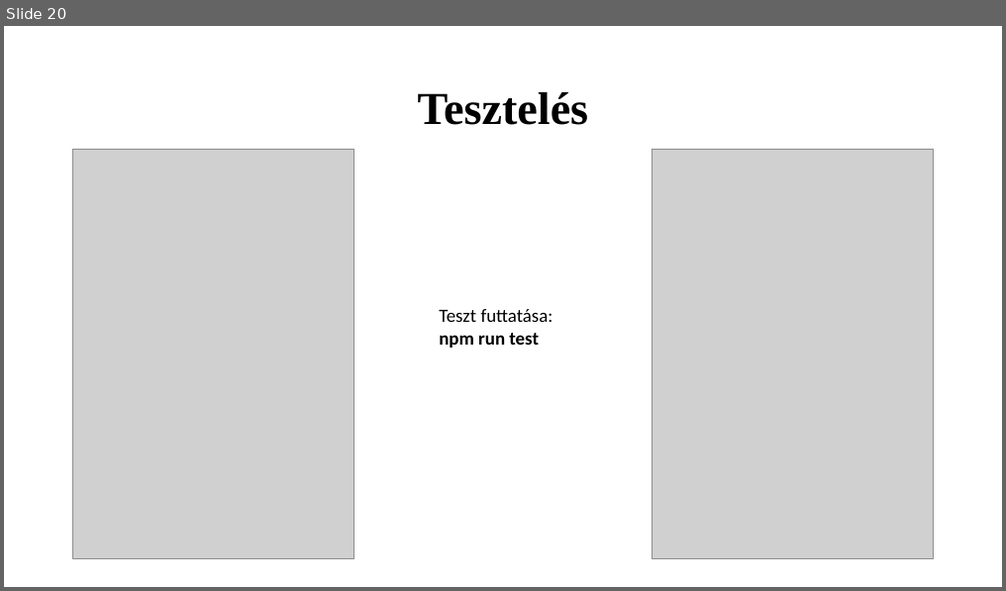
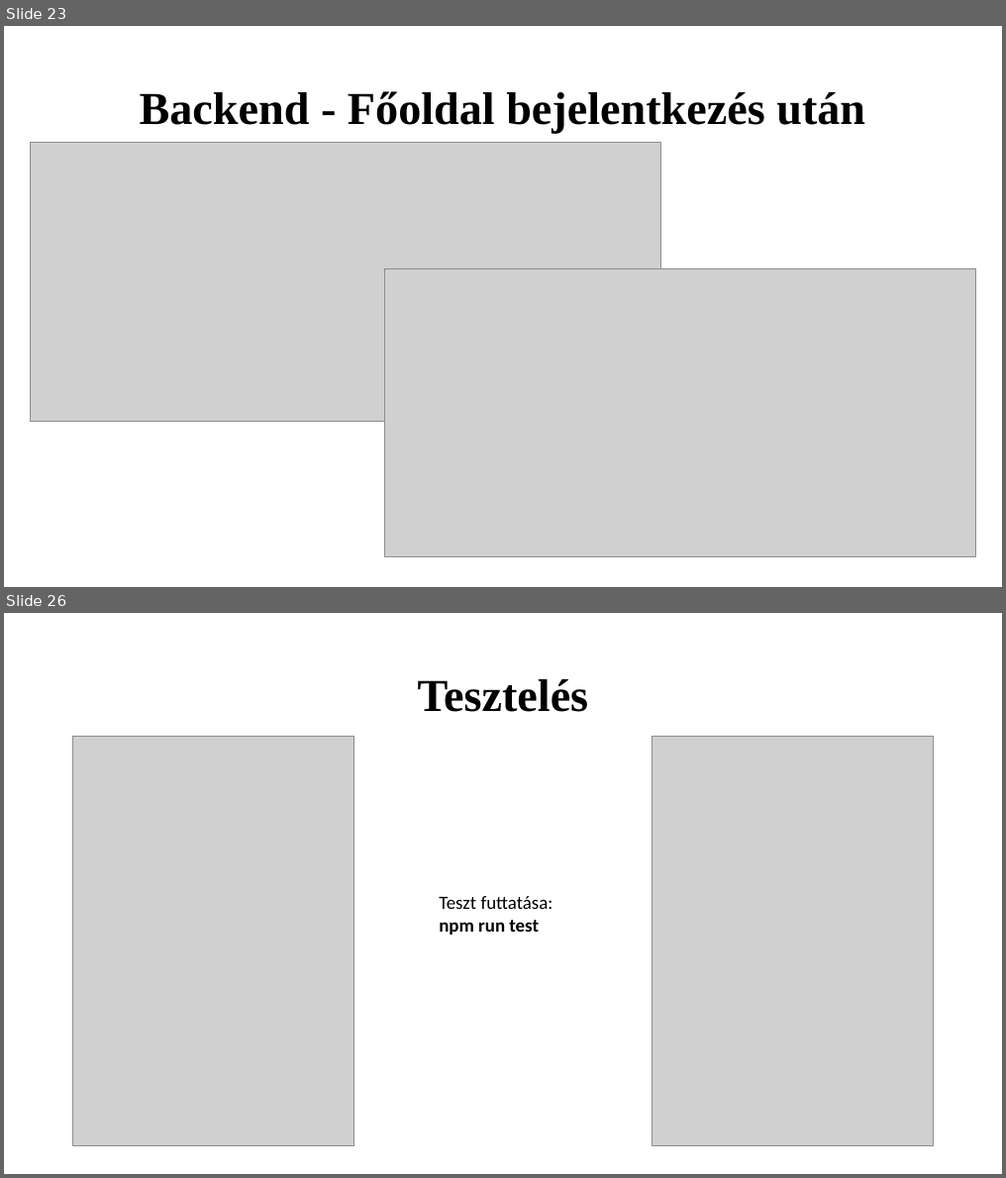
Before and after one commit to K0RN3L07/ParKing, a slide deck: Dokumentumok/ParKing-prezentacio.pptx. Shown one above the other, each under a label of ours: slide 20 before the commit, slides 23 and 26 after it; the slides between them are not shown. The pictures are 1006x591 and 1006x1178 pixels, drawn with LibreOffice and Linux fonts; fonts in the diff are those of the drawing; grey boxes stand for pictures. Boxes give left, top, right and bottom in pixels: in the first picture for what was removed or moved away, otherwise in the second. Text is boxed around its words. In the diff, an @@ line names an element or a change of style, - is before the commit and + after.

```diff
--- a/Dokumentumok/ParKing-prezentacio.pptx
+++ b/Dokumentumok/ParKing-prezentacio.pptx
@@ slide 23 added at (4,26,1002,587), background #FFFFFF @@
@@ title added at (140,91,865,134), 44 pt, text #000000, bold @@
+Backend - Főoldal bejelentkezés után
@@ picture added at (30,142,661,422) @@
@@ picture added at (385,269,976,558) @@
@@ what was slide 20 is now slide 26 @@
```
Also in this commit, not shown: 2 slides changed, 6 other slides added, 1 slide removed, 5 other files.
